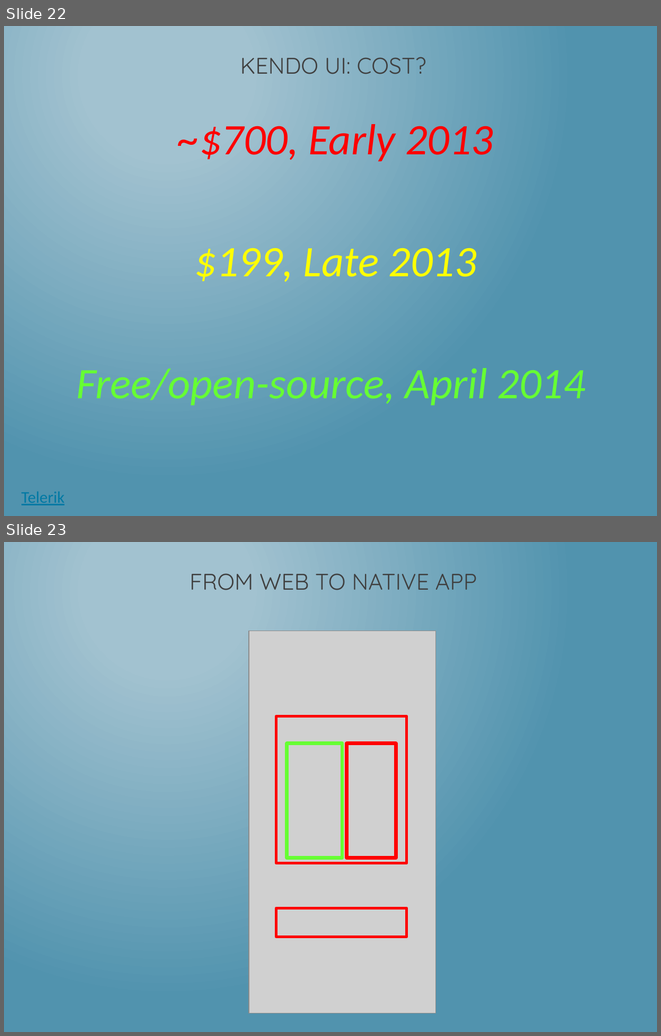
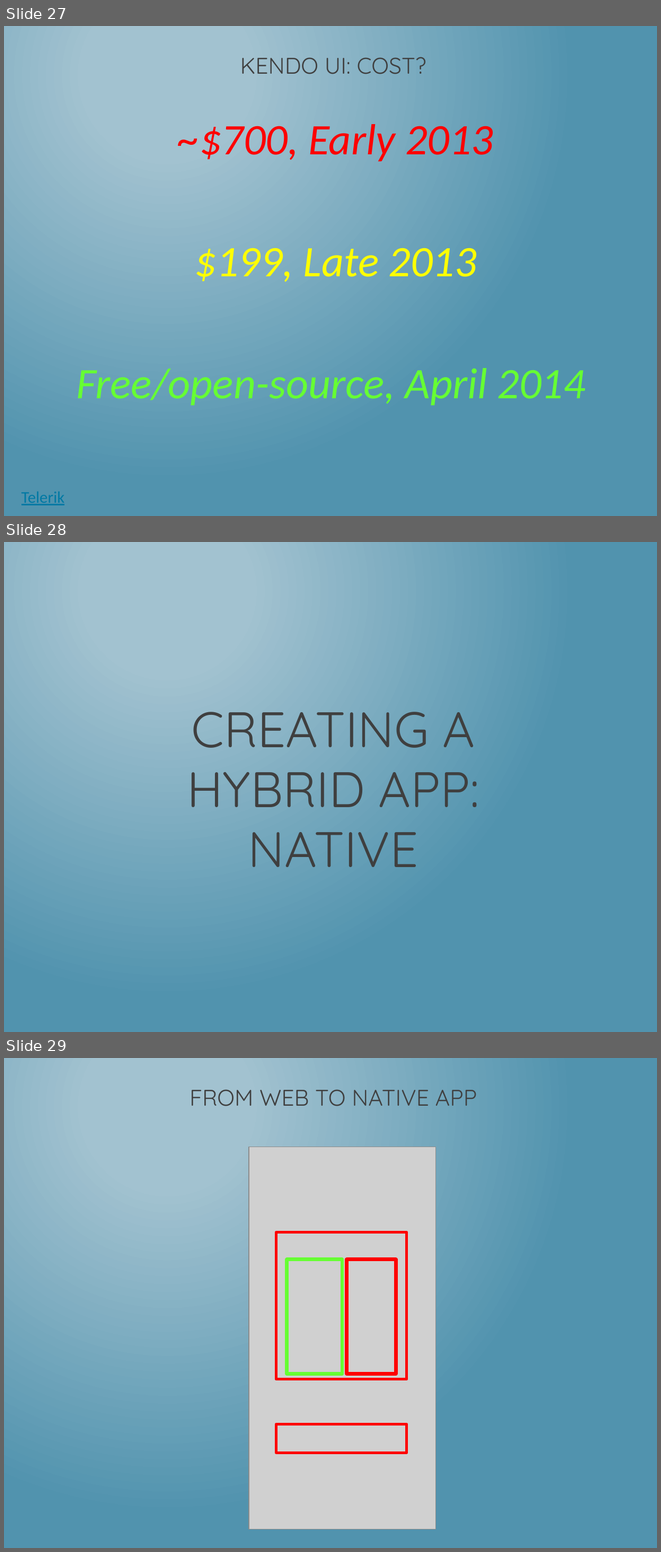
Before and after one commit to dotNetkow/Presentations, a slide deck: 2014-08-11 That Conference - Hybrid Apps/Building PhoneGap Mobile App w KendoUI.pptx. Shown one above the other, each under a label of ours: slides 22 and 23 before the commit, slides 27, 28 and 29 after it. The pictures are 661x1036 and 661x1552 pixels, drawn with LibreOffice and Linux fonts; fonts in the diff are those of the drawing; grey boxes stand for pictures. Boxes give left, top, right and bottom in pixels: in the first picture for what was removed or moved away, otherwise in the second. Text is boxed around its words. In the diff, an @@ line names an element or a change of style, - is before the commit and + after.

```diff
--- a/2014-08-11 That Conference - Hybrid Apps/Building PhoneGap Mobile App w KendoUI.pptx
+++ b/2014-08-11 That Conference - Hybrid Apps/Building PhoneGap Mobile App w KendoUI.pptx
@@ slide 28 added at bbox=[4, 542, 657, 1032], background gradient #A3C3D1 to #5194AF @@
@@ title added at bbox=[187, 712, 479, 867], 55 pt, text #3F3F3F @@
+CREATING A HYBRID APP:
+NATIVE
@@ what was slide 22 is now slide 27 @@
@@ what was slide 23 is now slide 29 @@
```
Also in this commit, not shown: 6 slides changed, 9 other slides added, 3 slides removed.
